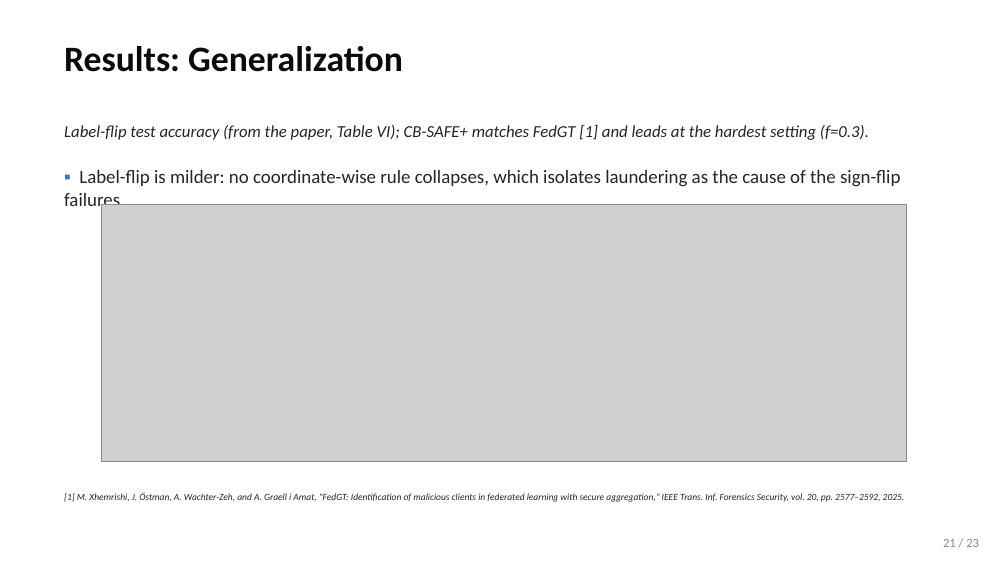
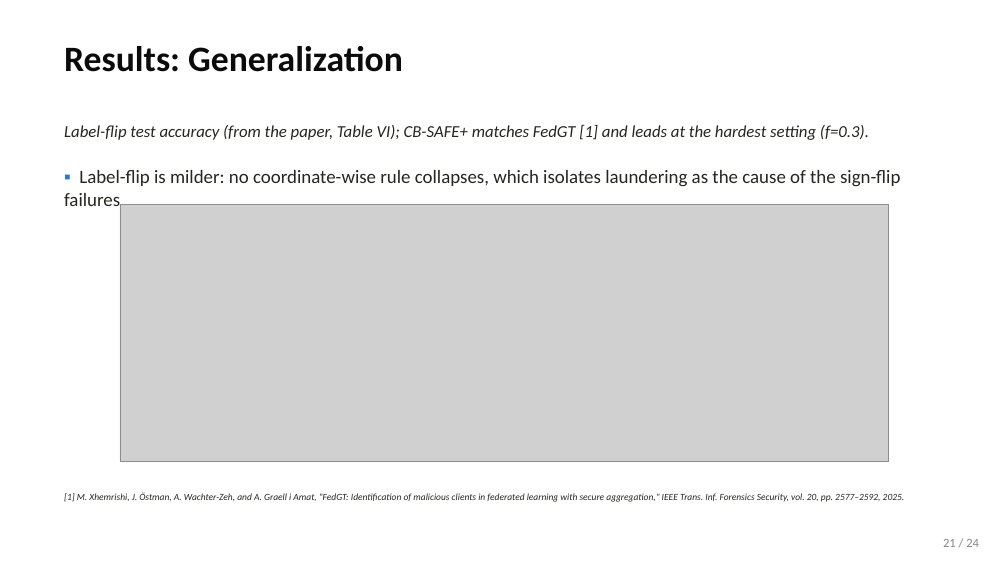
Before and after one commit to wshuv-o/cb-safe-draft, a slide deck: slide 22 of paper/cbsafe_deck.pptx. Drawn at 1008x567 pixels with LibreOffice and Linux fonts; fonts in the diff are those of the drawing; grey boxes stand for pictures. Boxes give left, top, right and bottom in pixels: in the first picture for what was removed or moved away, otherwise in the second. Text is boxed around its words. In the diff, an @@ line names an element or a change of style, - is before the commit and + after.

```diff
--- a/paper/cbsafe_deck.pptx
+++ b/paper/cbsafe_deck.pptx
@@ picture: place and size @@
-picture at [101,204,907,461]
+picture at [120,204,889,461]
@@ text at [943,539,979,547]: text changed @@
-21 / 23
+21 / 24
```
Also in this commit, not shown: 22 other slides changed, 1 slide added, 52 other files.
